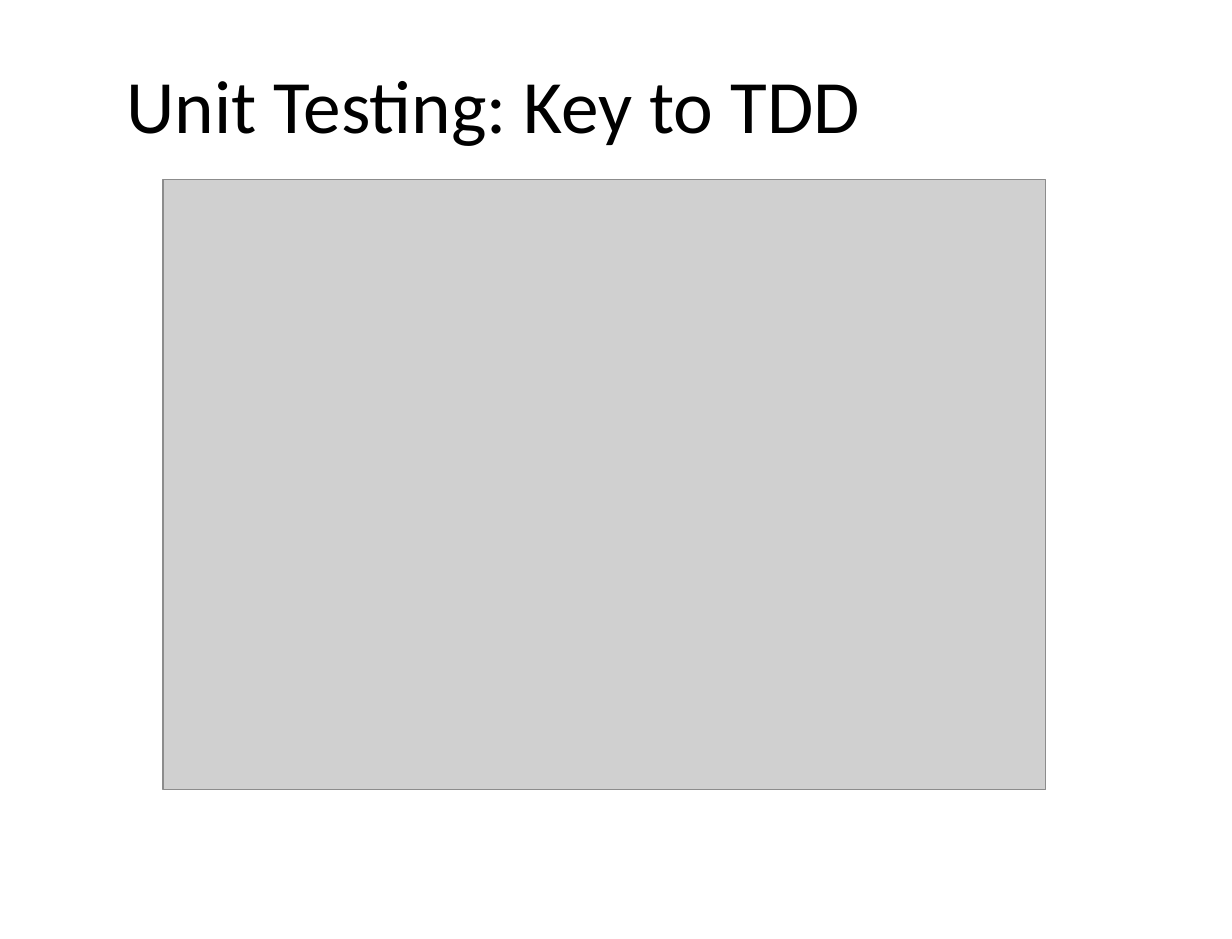
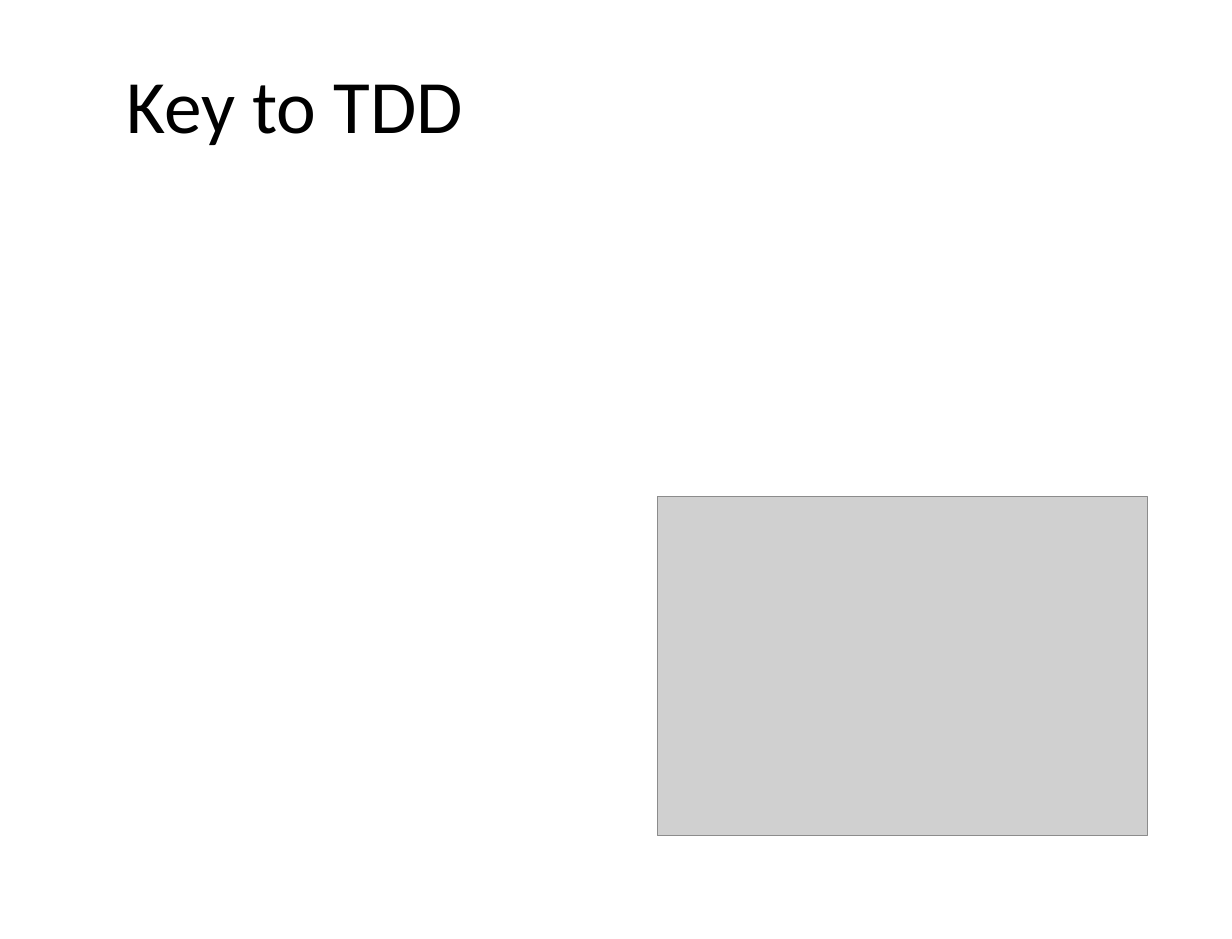
Before and after one commit to kburnell/TestDriving.NET, a slide deck: slide 19 of TestDrivingDotNet.pptx (slide 18 before the commit). Drawn at 1232x939 pixels with LibreOffice and Linux fonts; fonts in the diff are those of the drawing; grey boxes stand for pictures; background and template pictures are left out. Boxes give left, top, right and bottom in pixels: in the first picture for what was removed or moved away, otherwise in the second. Text is boxed around its words. In the diff, an @@ line names an element or a change of style, - is before the commit and + after.

```diff
--- a/TestDrivingDotNet.pptx
+++ b/TestDrivingDotNet.pptx
@@ title at <box>126,84,462,145</box>: text changed @@
-Unit Testing: Key to TDD
+Key to TDD
@@ picture removed at <box>163,180,1045,790</box> @@
@@ picture added at <box>657,496,1148,835</box> @@
```
Also in this commit, not shown: 16 other slides changed, 6 slides added, 1 slide removed, 1 other file.
